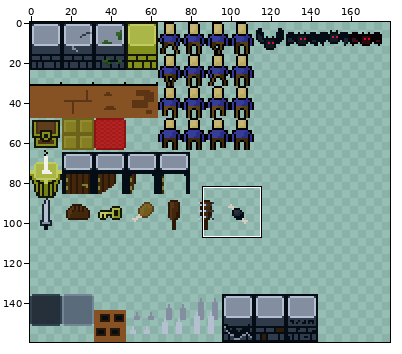
A sprite sheet gets an edit: _games/ancient-maze/TileSetForMaze.png. The picture above shows the old version from afar; the outline marks the close-up.
Close-up. First the earlier version:
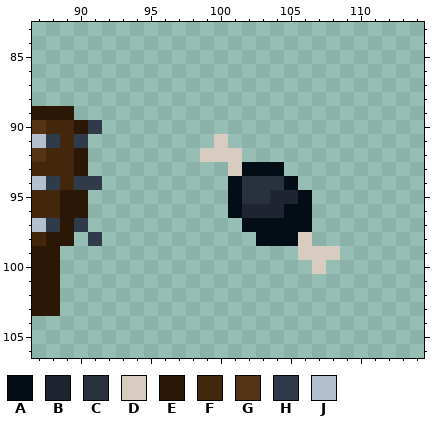
The file is 960x800 pixels, drawn in blocks of 5x5; one block is one cell here. Colours within 5 levels of each other are drawn and written as one. Shown: x 87..114, y 83..106. The wide view leaves out empty margins.
Palette (. is transparent): A #040c15  B #1e2430  C #29303e  D #d8ccc1  E #2b1705  F #43270d  G #553416  H #2f3a4b  J #b4c0d0
After:
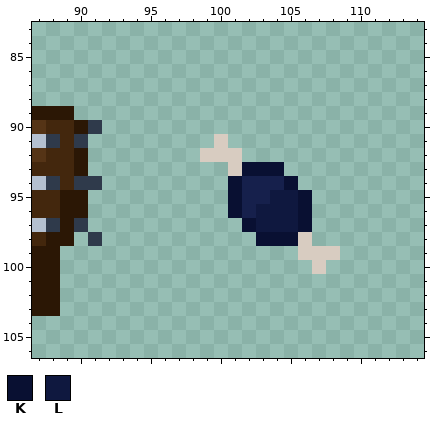
Colours new in this view: K #091032  L #0f183f
From the commit log: Kinda better bat meat?
From old to new:
Colour C changes from #29303e to #16204c.
The author changed colour B to colour C in row 96 at x 102.
The author changed colour A to colour K in row 93 at x 102 to 104; in row 94 at x 101 and 105; in rows 95 to 96 at x 101 and 106; in row 97 at x 102 and 106; in row 98 at x 103 to 105.
The author changed colour A to colour L in row 96 at x 105; in row 97 at x 103 to 105.
The author changed colour B to colour L in row 95 at x 104 to 105; in row 96 at x 103 to 104.
